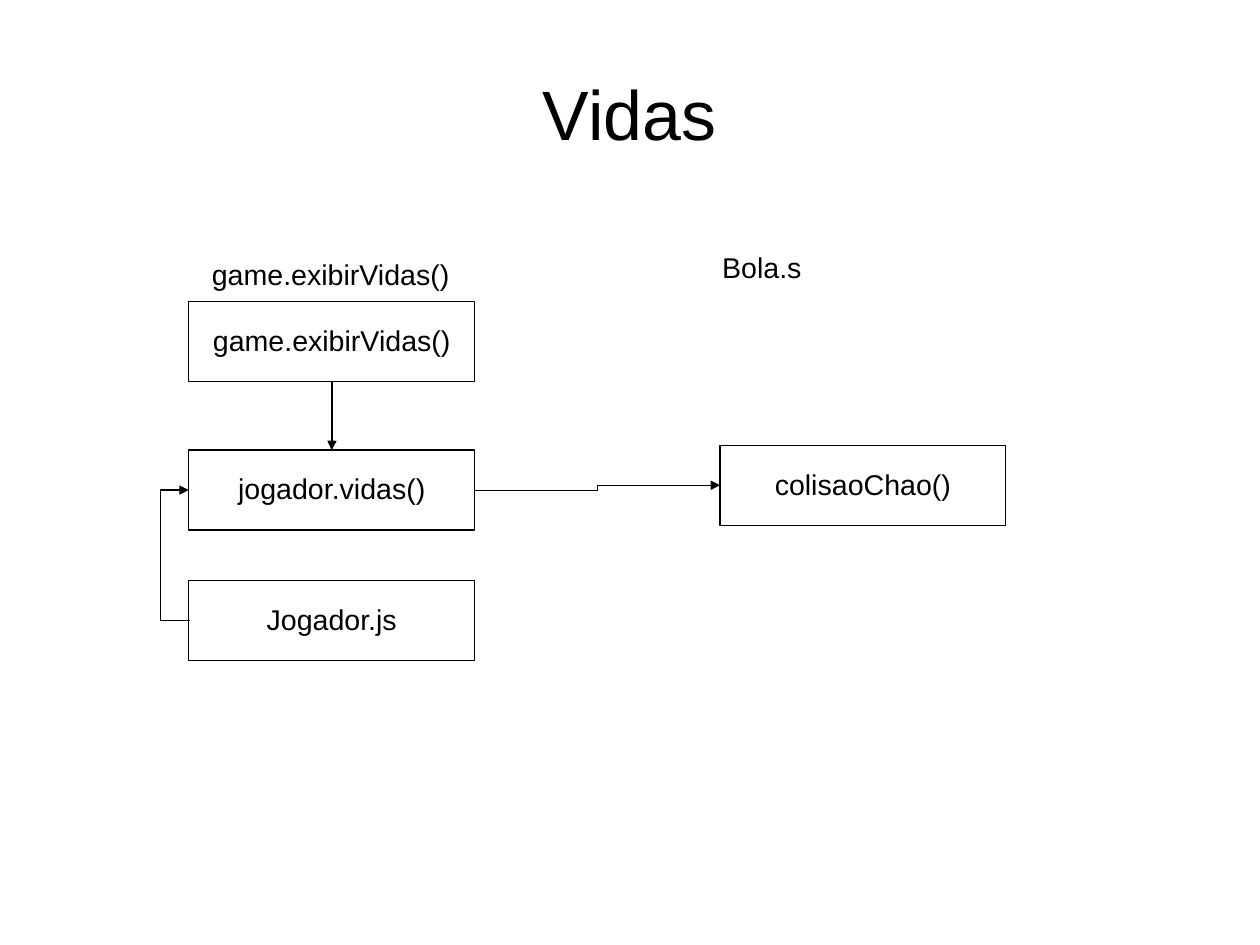
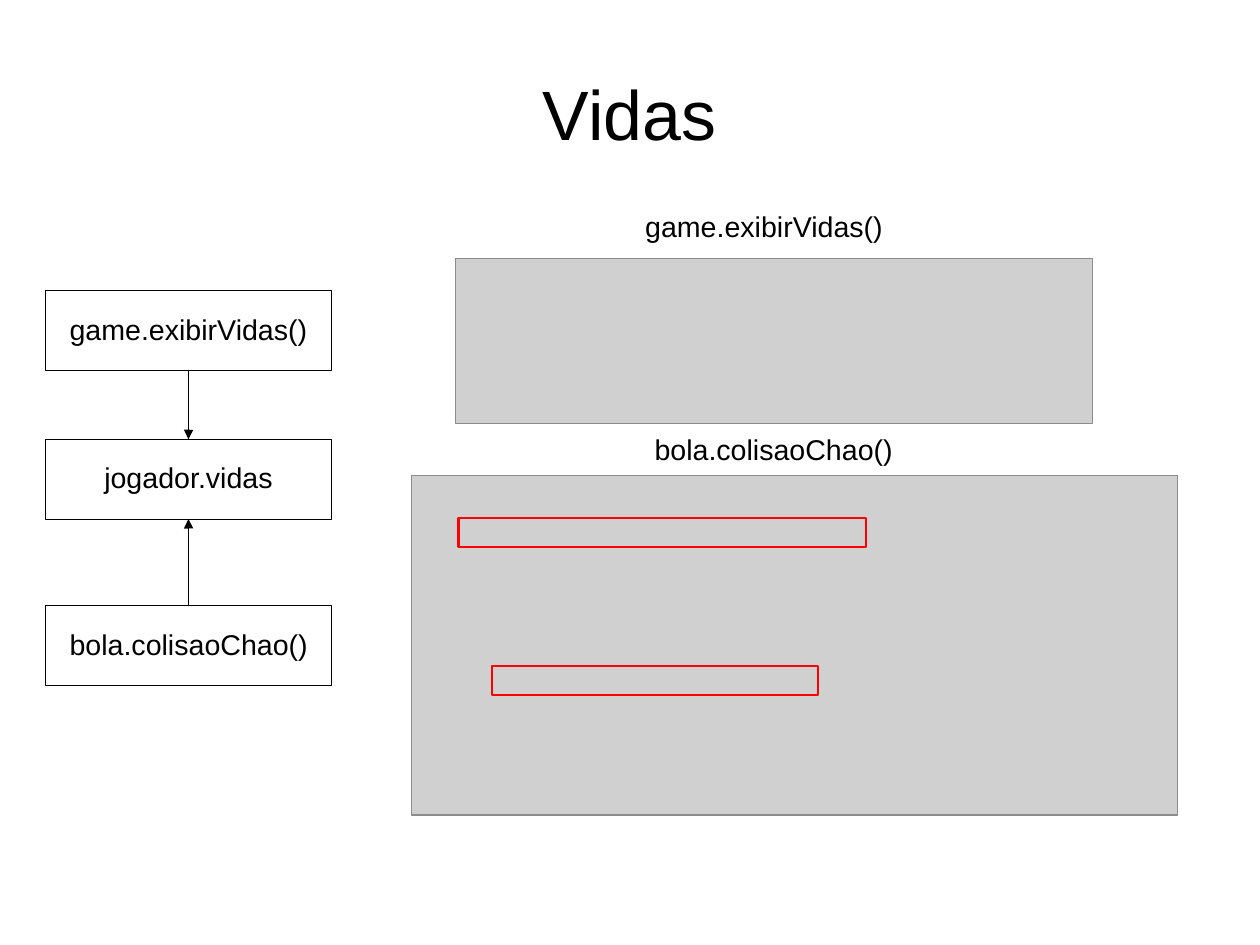
Before and after one commit to jucimarjr/posueagames, a slide deck: slide 4 of brunorichele/breakout/apres/breakout.ppt. Drawn at 1260x945 pixels with LibreOffice and Linux fonts; fonts in the diff are those of the drawing; grey boxes stand for pictures. Boxes give left, top, right and bottom in pixels: in the first picture for what was removed or moved away, otherwise in the second. Text is boxed around its words. In the diff, an @@ line names an element or a change of style, - is before the commit and + after.

```diff
--- a/brunorichele/breakout/apres/breakout.ppt
+++ b/brunorichele/breakout/apres/breakout.ppt
@@ text "game.exibirVidas()": place and size @@
-text "game.exibirVidas()" at (212,264,450,290)
+text "game.exibirVidas()" at (645,216,883,242)
@@ picture added at (455,258,1093,423) @@
@@ text removed at (722,257,801,279) @@
-Bola.s
@@ 2 rectangles, 1 elbow arrow: place and size @@
-2 rectangles, 1 elbow arrow at (189,302,475,531)
+2 rectangles, 1 elbow arrow at (46,290,332,519)
@@ text added at (655,439,893,465), 18 pt, text #000000 @@
+bola.colisaoChao()
@@ text in rectangle at (104,467,272,494): text changed @@
-jogador.vidas()
+jogador.vidas
@@ picture added at (412,476,1178,815) @@
@@ elbow arrow removed from (475, 491) to (720, 486) @@
@@ elbow arrow moved from (191, 621) - (189, 491) to (189, 606) - (189, 519) @@
@@ rectangle added at (458,518,866,547), outline #FF0000 1.45 pt @@
@@ rectangle removed at (189,581,475,661) @@
-Jogador.js
@@ rectangle "bola.colisaoChao()": place and size @@
-rectangle "bola.colisaoChao()" at (720,446,1006,526)
+rectangle "bola.colisaoChao()" at (46,606,332,686)
@@ text in rectangle at (70,634,308,661): text changed @@
-colisaoChao()
+bola.colisaoChao()
@@ rectangle added at (492,665,818,695), outline #FF0000 1.45 pt @@
```
Also in this commit, not shown: 2 other slides changed, 1 slide added, 14 slides removed, 4 other files.
